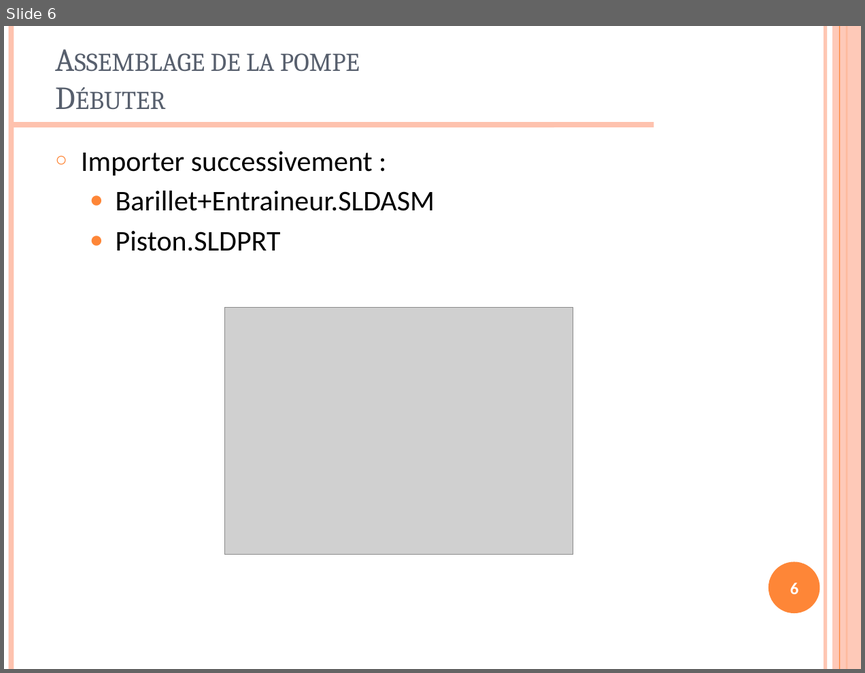
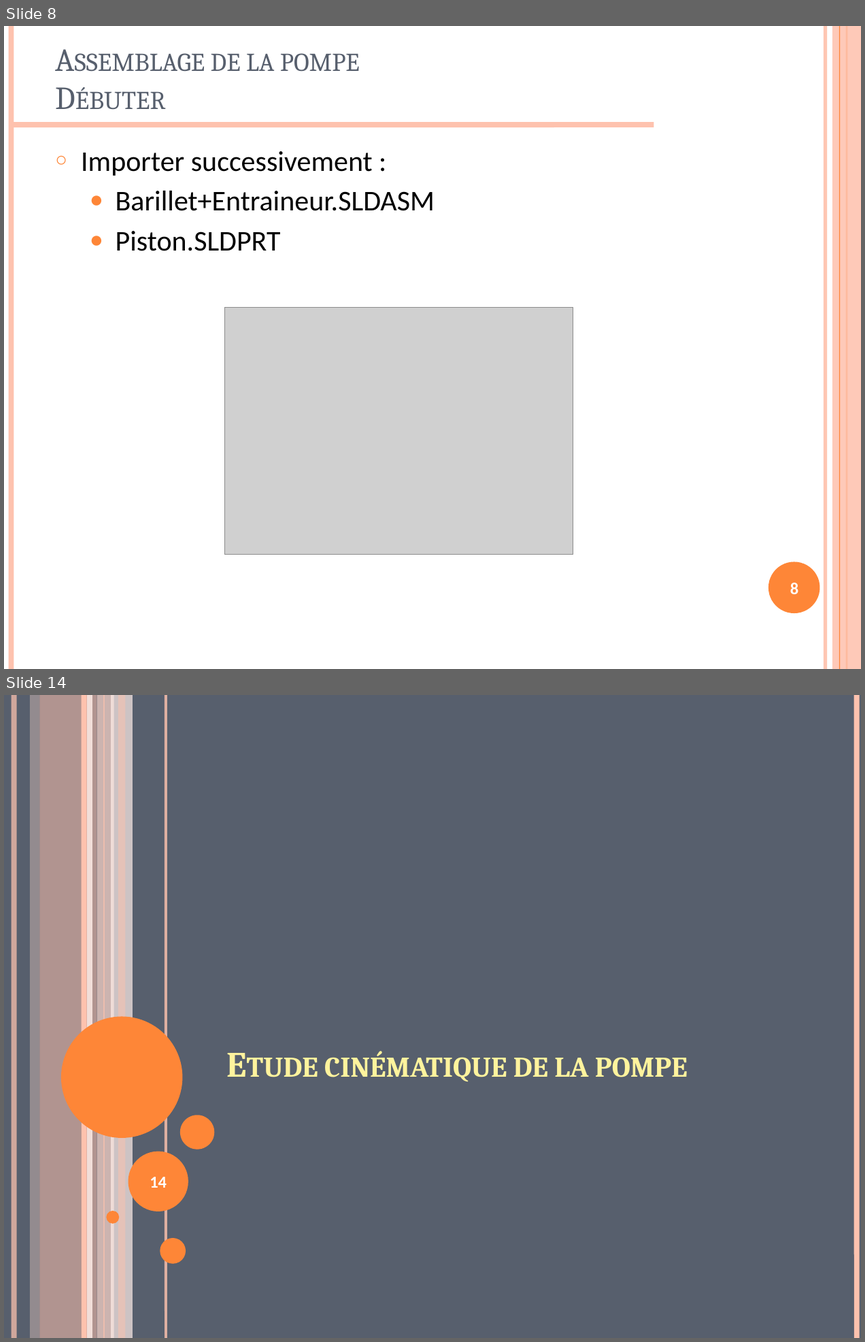
Before and after one commit to xpessoles/TP_2014_2015, a slide deck: TP_02_SW_Meca3D_Assemblage_Pompe/TP_02_SW_Assemblage_Pompe_PPT.pptx. Shown one above the other, each under a label of ours: slide 6 before the commit, slides 8 and 14 after it; the slides between them are not shown. The pictures are 865x673 and 865x1342 pixels, drawn with LibreOffice and Linux fonts; fonts in the diff are those of the drawing; grey boxes stand for pictures; background and template pictures are left out. Boxes give left, top, right and bottom in pixels: in the first picture for what was removed or moved away, otherwise in the second. Text is boxed around its words. In the diff, an @@ line names an element or a change of style, - is before the commit and + after.

```diff
--- a/TP_02_SW_Meca3D_Assemblage_Pompe/TP_02_SW_Assemblage_Pompe_PPT.pptx
+++ b/TP_02_SW_Meca3D_Assemblage_Pompe/TP_02_SW_Assemblage_Pompe_PPT.pptx
@@ slide 14 added at (4,695,861,1338), background #575F6D @@
@@ line added from (14, 695) to (14, 1338), #FEC3AE 4.5 pt @@
@@ rectangle added at (30,695,39,1338), fill #FFD9CE at 36% opacity @@
@@ rectangle added at (40,695,97,1338), fill #FEC3AE at 54% opacity @@
@@ line added from (84, 695) to (84, 1338), #FEC3AE 4.5 pt @@
@@ line added from (90, 695) to (90, 1338), #FFEDE8 4.5 pt @@
@@ rectangle added at (96,695,113,1338), fill #FFD9CE at 70% opacity @@
@@ line added from (104, 695) to (104, 1338), #FEC3AE 0.75 pt @@
@@ rectangle added at (111,695,133,1338), fill #FFEDE8 at 71% opacity @@
@@ rectangle added at (118,695,125,1338), fill #FEC3AE at 51% opacity @@
@@ line added from (166, 695) to (166, 1338), #FEC3AE 2.25 pt @@
@@ line added from (857, 695) to (857, 1338), #FEC3AE 4.5 pt @@
@@ ellipse added at (61,1016,183,1138), fill #FE8637 @@
@@ title added at (324,1051,687,1081), 30 pt, text #FFF39D, bold, small capitals @@
+Etude cinématique de la pompe
@@ ellipse added at (179,1115,214,1149), fill #FE8637 @@
@@ ellipse added at (128,1151,188,1211), fill #FE8637 @@
@@ page number added at (150,1176,167,1187), 14 pt, text #FFFFFF, bold @@
+14
@@ ellipse added at (106,1211,119,1223), fill #FE8637 @@
@@ ellipse added at (160,1238,186,1263), fill #FE8637 @@
@@ what was slide 6 is now slide 8 @@
@@ page number at (790,582,798,594): text changed @@
-6
+8
```
Also in this commit, not shown: 1 slide changed, 22 other slides added, 1 slide removed, 45 other files.
